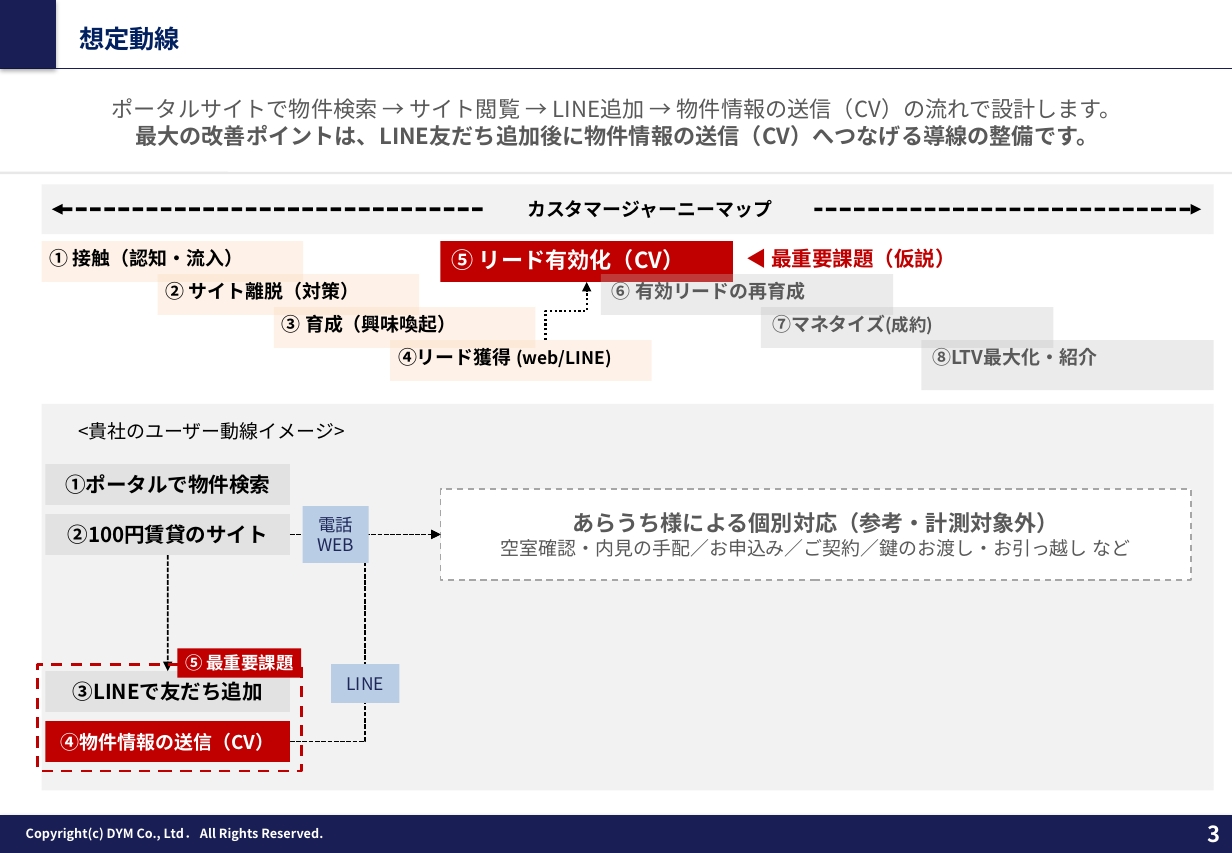
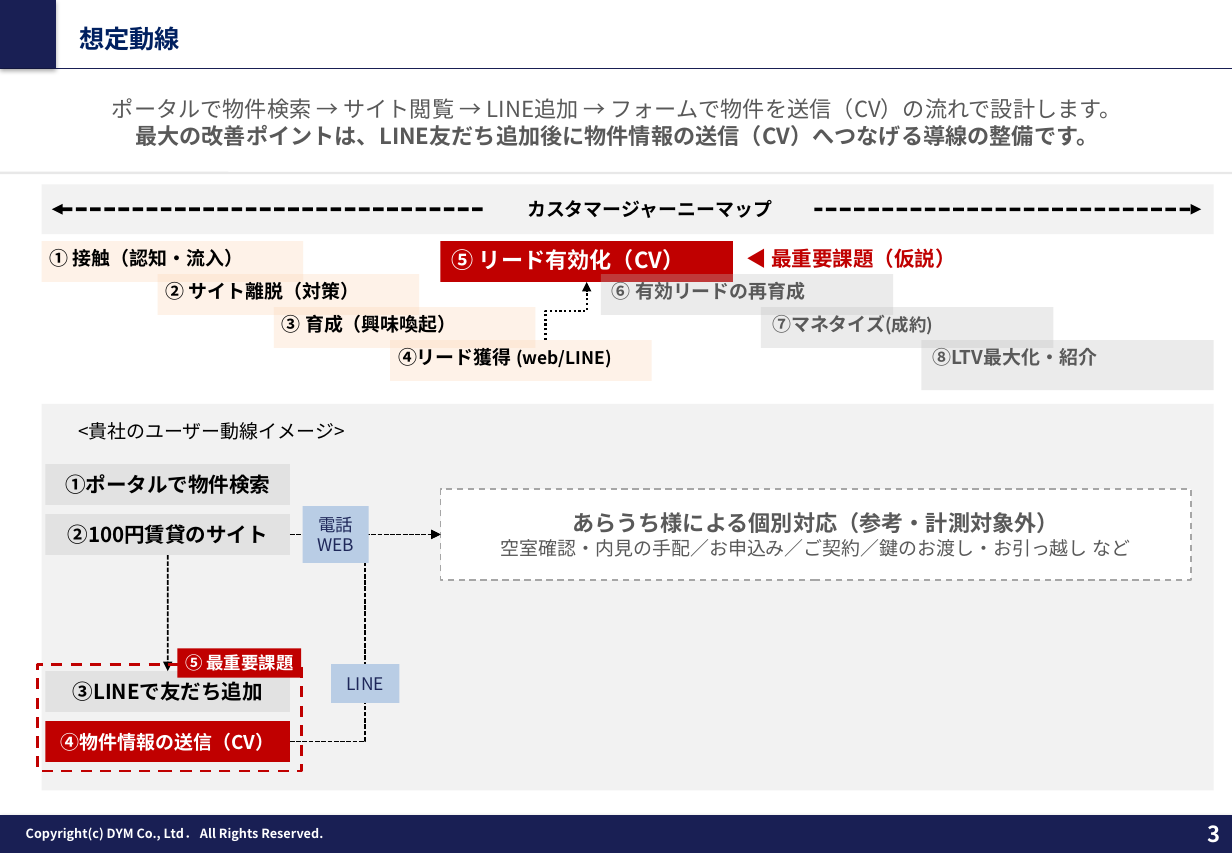
Before and after one commit to tonomura-r-dev/folder, a slide deck: slide 3 of 202610_株式会社あらうち御中_LINE公式アカウント運用のご提案_v9.pptx. Drawn at 1232x853 pixels with LibreOffice and Linux fonts; fonts in the diff are those of the drawing; background and template pictures are left out. Boxes give left, top, right and bottom in pixels: in the first picture for what was removed or moved away, otherwise in the second. Text is boxed around its words. In the diff, an @@ line names an element or a change of style, - is before the commit and + after.

```diff
--- a/202610_株式会社あらうち御中_LINE公式アカウント運用のご提案_v9.pptx
+++ b/202610_株式会社あらうち御中_LINE公式アカウント運用のご提案_v9.pptx
@@ text at box(112, 98, 1122, 119): text changed @@
-ポータルサイトで物件検索 → サイト閲覧 → LINE追加 → 物件情報の送信（CV）の流れで設計します。
+ポータルで物件検索 → サイト閲覧 → LINE追加 → フォームで物件を送信（CV）の流れで設計します。
```
Also in this commit, not shown: 9 other slides changed, 4 other files.
